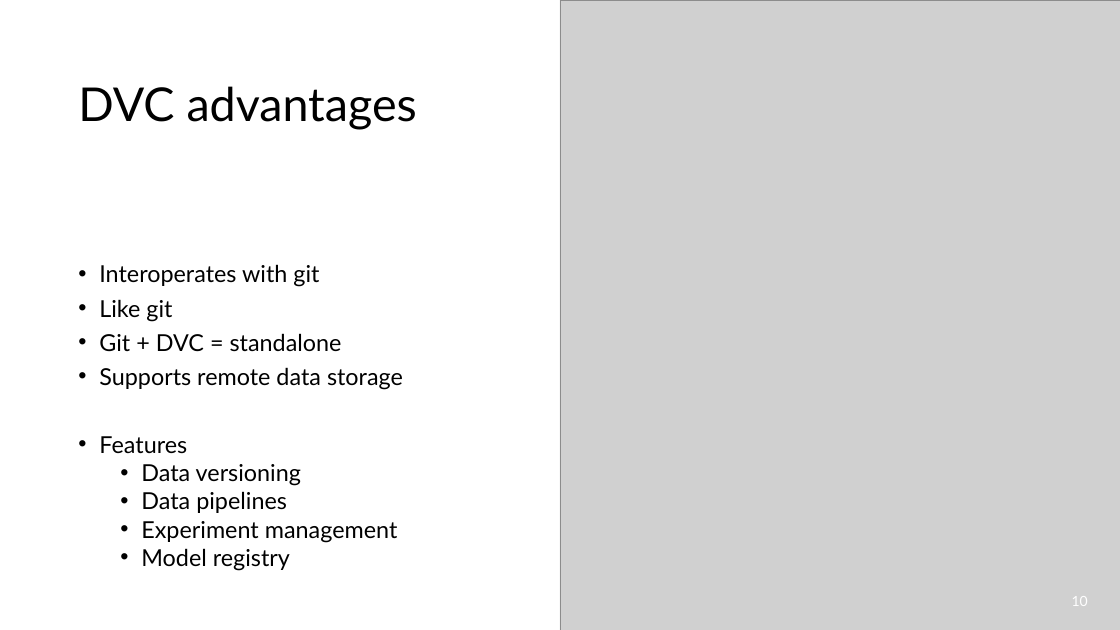
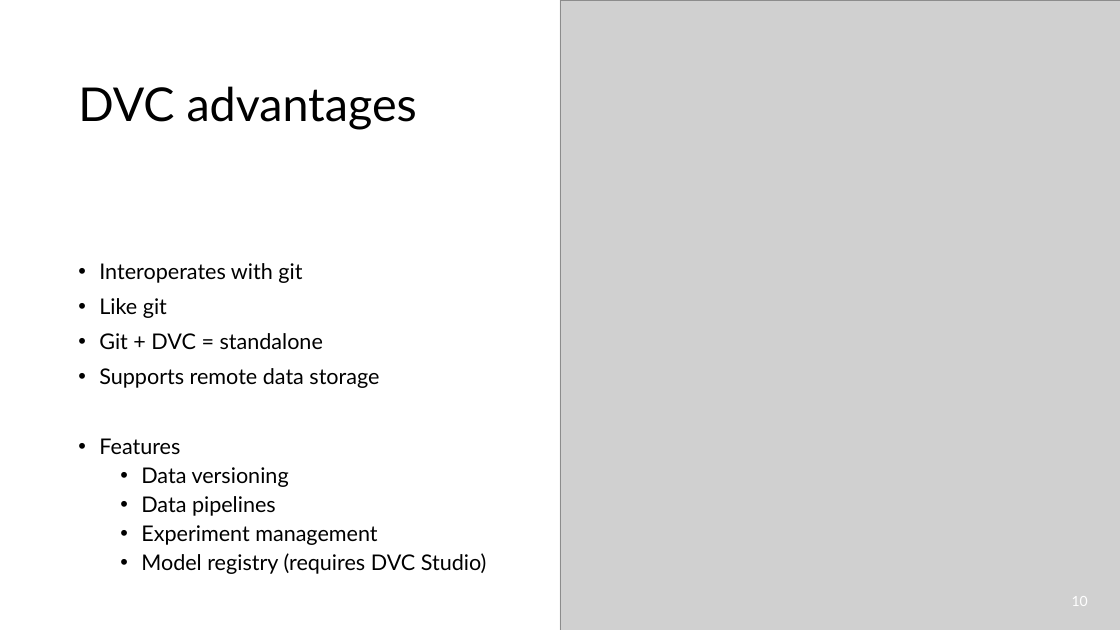
Before and after one commit to gjbex/MLOps-on-HPC, a slide deck: slide 10 of mlops_on_hpc.pptx. Drawn at 1120x630 pixels with LibreOffice and Linux fonts; fonts in the diff are those of the drawing; grey boxes stand for pictures. Boxes give left, top, right and bottom in pixels: in the first picture for what was removed or moved away, otherwise in the second. Text is boxed around its words. In the diff, an @@ line names an element or a change of style, - is before the commit and + after.

```diff
--- a/mlops_on_hpc.pptx
+++ b/mlops_on_hpc.pptx
@@ text at (99, 263, 379, 545): size 20 to 18.5 pt in "Interoperates with git", "Like git", "Git + DVC = standalone", "Supports remote data storage" and 4 more places; line spacing 0.8 to 0.9 @@
@@ text at (141, 553, 487, 574): text changed; size 20 to 18.5 pt @@
-  • Model registry
+  • Model registry (requires DVC Studio)
```
Also in this commit, not shown: 3 other slides changed, 2 slides added.
